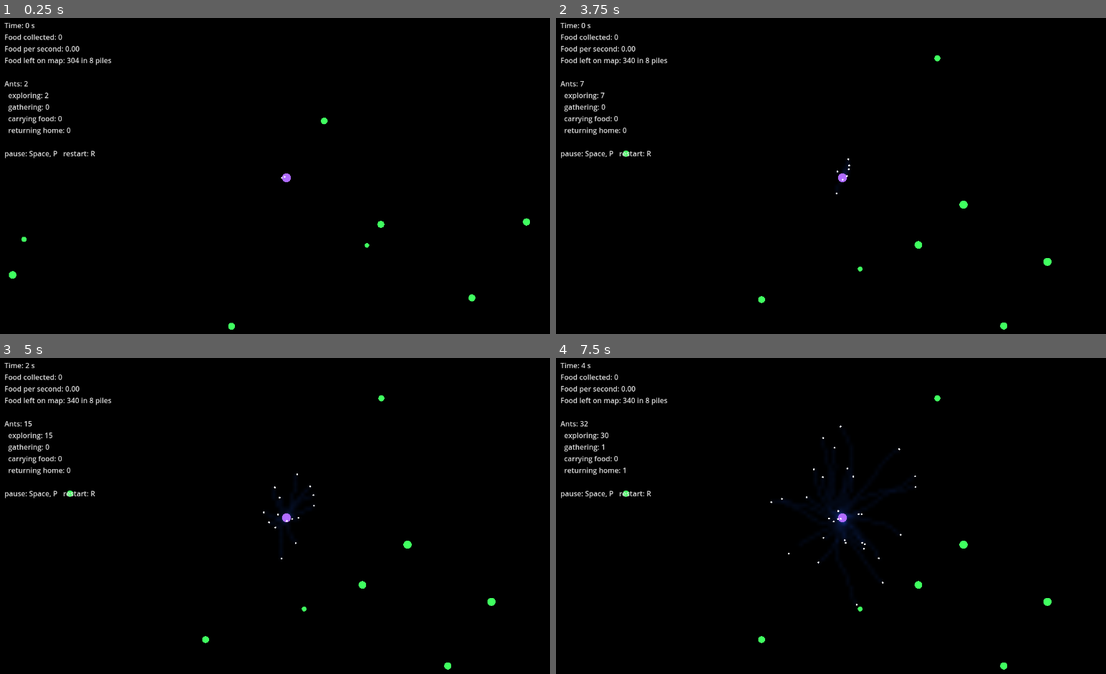
Above: before the commit, frames 1-4 (two rows, left to right).
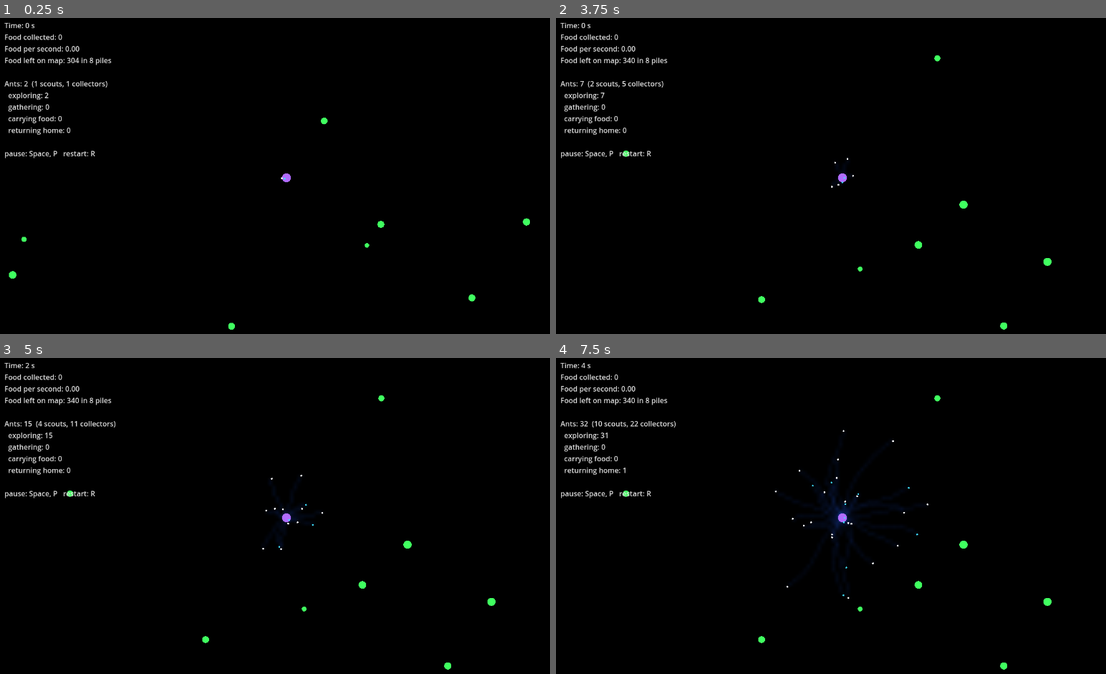
Above: after the commit, the same moments.

Repository: GaryNiet/ant-claude-test
Game: Godot game, scene res://scenes/main.tscn
Same seed, same stepped clock (60 frames per second), same inputs: the game is played once before the commit and once after it.
Inputs:
- Up to frame 1 (0.25 s): no input
- Up to frame 2 (3.75 s): tap Enter at 0.5 s; tap R (restart) at 1.25, 2, 2.75 s
- Up to frame 3 (5 s): no input
- Up to frame 4 (7.5 s): no input

The runs differ from the first frame. In frame 1, 0.1% of the frame differs, in the area x 5-52%, y 19-52%; in frame 2, 0.2%; in frame 3, 0.2%; in frame 4, 0.5%, in the area x 6-68%, y 19-79%.

Commit message:
Add scout and collector ant personalities (20% / 80%)
Co-Authored-By: Claude Opus 5.5 <noreply@anthropic.com>
Claude-Session: https://claude.ai/code/session_01U91HAFVKbeBjaCWM2Qyx5h

Diff:
--- a/game_settings.cfg
+++ b/game_settings.cfg
@@ -68,8 +68,13 @@
 gatherers_lay_going_out = true ; ants heading back to known food also lay a "going out" trail
 
 [ant_personality]
+; Each ant is born either a SCOUT or a COLLECTOR.
+;   Scouts ignore food trails and keep exploring; they only carry food they find themselves.
+;   Collectors follow food trails whenever they smell one, and explore only when there is none.
+scout_fraction = 0.2           ; share of ants that are scouts (the rest are collectors)
 ; Each ant gets a random max time to wander before giving up and going home.
-homebody_fraction = 0.3        ; share of ants that stay close to the nest
+; Scouts always use the explorer times; some collectors are homebodies.
+homebody_fraction = 0.3        ; share of collectors that stay close to the nest
 homebody_min_explore_time = 2.0
 homebody_max_explore_time = 6.0
 explorer_min_explore_time = 20.0
@@ -85,7 +90,8 @@
 
 [colors]
 nest = "#b06cff"
-ant = "#ffffff"
+ant = "#ffffff"                ; collectors
+scout = "#40e0ff"
 ant_with_food = "#ffb030"
 food = "#40ff60"
 going_out_pheromone = "#2060ff"
--- a/scripts/simulation/ant.gd
+++ b/scripts/simulation/ant.gd
@@ -16,6 +16,14 @@
 ##   RETURNING_HOME Gave up exploring without finding food. Walks home the same way
 ##                  as a food carrier, but lays no trail.
 ##
+## Personality (picked at random when the ant is born):
+##   Collector  Focused on collecting: as soon as it smells a food trail it follows it,
+##              and after delivering food it goes straight back for more.
+##              Some collectors are "homebodies" that only explore briefly near the nest.
+##   Scout      Focused on exploring: ignores food trails and keeps looking for new places.
+##              It only collects food it finds itself (which starts a new trail for the
+##              collectors), then goes back to exploring.
+##
 ## Why trails can be followed "backwards": an ant lays less pheromone the longer it
 ## has been walking, so every trail is strongest near where it started.
 
@@ -24,6 +32,7 @@
 var position: Vector2
 var heading: float              ## direction of travel in radians (0 = right, PI/2 = down)
 var mode := Mode.EXPLORING
+var is_scout: bool              ## personality: true = scout, false = collector
 var max_explore_time: float     ## personality: seconds of exploring before giving up
 var time_in_mode := 0.0
 var time_since_trail_start := 0.0  ## seconds since leaving the nest or picking up food
@@ -35,7 +44,8 @@
 	position = start
 	_settings = settings
 	heading = rng.randf() * TAU
-	if rng.randf() < settings.homebody_fraction:
+	is_scout = rng.randf() < settings.scout_fraction
+	if not is_scout and rng.randf() < settings.homebody_fraction:
 		max_explore_time = rng.randf_range(settings.homebody_min_explore_time, settings.homebody_max_explore_time)
 	else:
 		max_explore_time = rng.randf_range(settings.explorer_min_explore_time, settings.explorer_max_explore_time)
@@ -74,8 +84,8 @@
 	if food != null:
 		_set_mode(Mode.GATHERING)
 		return _turn_towards(food.position)
-	if _can_smell(sim, PheromoneGrid.Kind.GOING_HOME):
-		_set_mode(Mode.GATHERING)  # found a trail that leads to food
+	if not is_scout and _can_smell(sim, PheromoneGrid.Kind.GOING_HOME):
+		_set_mode(Mode.GATHERING)  # collector found a trail that leads to food
 	elif time_in_mode > max_explore_time:
 		_set_mode(Mode.RETURNING_HOME)
 	# Negative weight = prefer the weakest "going out" smell = unexplored places.
@@ -116,9 +126,13 @@
 		return
 	if mode == Mode.CARRYING_FOOD:
 		sim.deliver_food()
-		_set_mode(Mode.GATHERING)  # go back for more, following the food trail
-		heading += PI
 		time_since_trail_start = 0.0
+		if is_scout:
+			_set_mode(Mode.EXPLORING)  # scouts go look for new food
+			heading = sim.rng.randf() * TAU
+		else:
+			_set_mode(Mode.GATHERING)  # collectors go back for more, following the food trail
+			heading += PI
 	elif mode == Mode.RETURNING_HOME:
 		_set_mode(Mode.EXPLORING)  # rested, try a new random direction
 		heading = sim.rng.randf() * TAU
--- a/scripts/simulation/ant_settings.gd
+++ b/scripts/simulation/ant_settings.gd
@@ -14,6 +14,7 @@
 var gatherers_lay_going_out: bool = GameSettings.get_setting("ant", "gatherers_lay_going_out")
 
 # Personality — [ant_personality]
+var scout_fraction: float = GameSettings.get_setting("ant_personality", "scout_fraction")
 var homebody_fraction: float = GameSettings.get_setting("ant_personality", "homebody_fraction")
 var homebody_min_explore_time: float = GameSettings.get_setting("ant_personality", "homebody_min_explore_time")
 var homebody_max_explore_time: float = GameSettings.get_setting("ant_personality", "homebody_max_explore_time")
--- a/scripts/simulation/colony_simulation.gd
+++ b/scripts/simulation/colony_simulation.gd
@@ -103,6 +103,14 @@
 	return total
 
 
+func count_scouts() -> int:
+	var count := 0
+	for ant in ants:
+		if ant.is_scout:
+			count += 1
+	return count
+
+
 func count_ants_in_mode(mode: Ant.Mode) -> int:
 	var count := 0
 	for ant in ants:
--- a/scripts/view/simulation_view.gd
+++ b/scripts/view/simulation_view.gd
@@ -16,6 +16,7 @@
 # Drawing settings
 var _nest_color: Color = GameSettings.get_color("colors", "nest")
 var _ant_color: Color = GameSettings.get_color("colors", "ant")
+var _scout_color: Color = GameSettings.get_color("colors", "scout")
 var _ant_with_food_color: Color = GameSettings.get_color("colors", "ant_with_food")
 var _food_color: Color = GameSettings.get_color("colors", "food")
 var _going_out_color: Color = GameSettings.get_color("colors", "going_out_pheromone")
@@ -96,5 +97,12 @@
 		draw_circle(food.position, sqrt(food.amount) * _food_radius_per_unit * 2.0, _food_color)
 	draw_circle(simulation.nest_position, _nest_draw_radius, _nest_color)
 	for ant in simulation.ants:
-		var color := _ant_with_food_color if ant.is_carrying_food() else _ant_color
-		draw_circle(ant.position, _ant_radius, color)
+		draw_circle(ant.position, _ant_radius, _ant_dot_color(ant))
+
+
+func _ant_dot_color(ant: Ant) -> Color:
+	if ant.is_carrying_food():
+		return _ant_with_food_color
+	if ant.is_scout:
+		return _scout_color
+	return _ant_color
--- a/scripts/view/stats_panel.gd
+++ b/scripts/view/stats_panel.gd
@@ -19,7 +19,7 @@
 		"Food per second: %.2f" % sim.food_per_second(),
 		"Food left on map: %d in %d piles" % [sim.food_left_on_map(), sim.food_sources.size()],
 		"",
-		"Ants: %d" % sim.ants.size(),
+		"Ants: %d  (%d scouts, %d collectors)" % [sim.ants.size(), sim.count_scouts(), sim.ants.size() - sim.count_scouts()],
 		"  exploring: %d" % sim.count_ants_in_mode(Ant.Mode.EXPLORING),
 		"  gathering: %d" % sim.count_ants_in_mode(Ant.Mode.GATHERING),
 		"  carrying food: %d" % sim.count_ants_in_mode(Ant.Mode.CARRYING_FOOD),
Binary file changed: docs/screenshot.png
Not shown, changed: README.md
Not shown, changed: REQUEST_LOG.md
